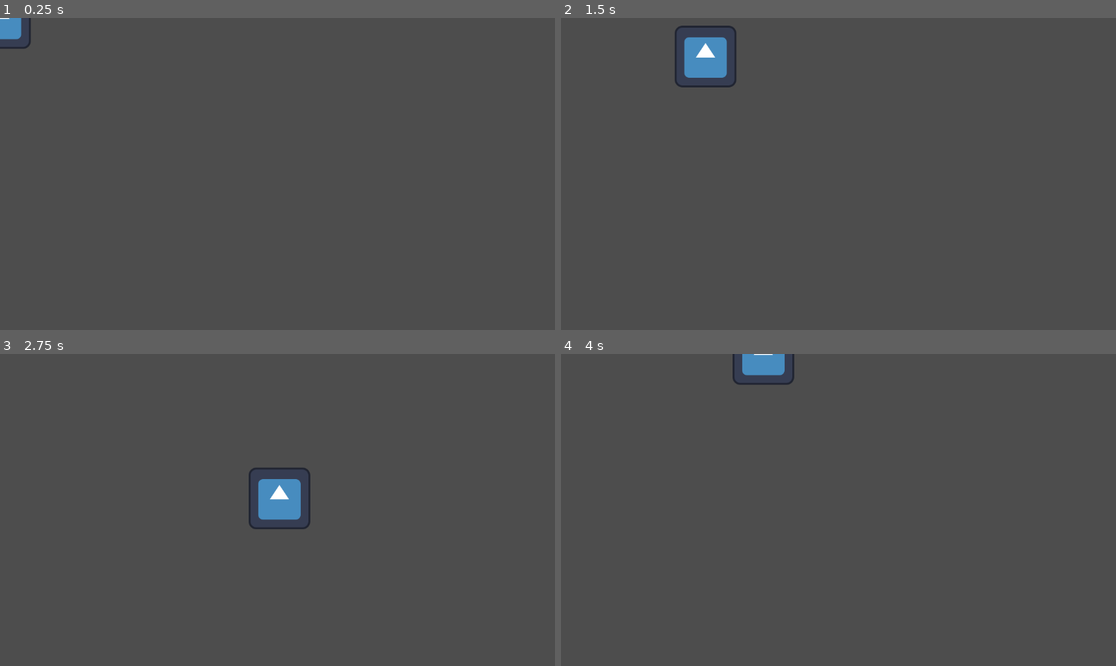
Above: before the commit, frames 1-4 (two rows, left to right).
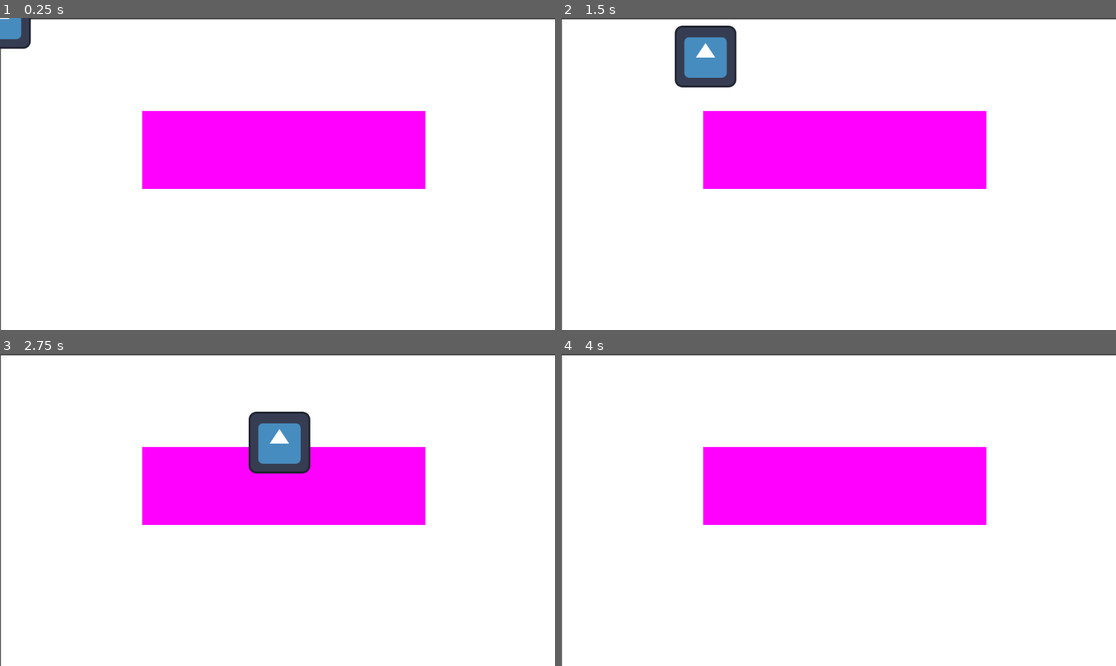
Above: after the commit, the same moments.

Repository: nikita-kelwada/Chillennium2026
Game: Godot game, scene res://scenes/Main.tscn
The game is run twice, just before and just after one commit, with the same random seed, the same clock (stepped at 60 frames per second) and the same inputs. Before the commit the project starts from res://scenes/Player.tscn. The engine's default icon, where the game draws it, is replaced by a stand-in: a white triangle on a blue panel in a dark square.
Inputs:
- Up to frame 1 (0.25 s): no input
- Up to frame 2 (1.5 s): tap Enter at 0.5 s; hold Right (right) 0.53-1.28 s; hold Down (down) from 1.28 s (still down)
- Up to frame 3 (2.75 s): release Down (down) at 2.03 s; hold Right (right) from 2.03 s (still down)
- Up to frame 4 (4 s): release Right (right) at 2.78 s; hold Up (up) 2.78-3.53 s; hold Left (left) from 3.53 s (still down)

The runs differ from the first frame. In frame 1, 99% of the frame differs, in the area x 0-100%, y 0-100%; in frame 2, 97%; in frame 3, 99%; in frame 4, 99%.

Commit message:
add level01

Diff:
--- a/project.godot
+++ b/project.godot
@@ -11,7 +11,7 @@
 [application]
 
 config/name="Chillennium2026"
-run/main_scene="uid://16imlkh223hq"
+run/main_scene="uid://uv1depb1efxw"
 config/features=PackedStringArray("4.6", "Mobile")
 config/icon="res://assets/icon.svg"
 
--- a/scenes/Main.tscn
+++ b/scenes/Main.tscn
@@ -1,7 +1,14 @@
 [gd_scene format=3 uid="uid://uv1depb1efxw"]
+
+[ext_resource type="PackedScene" uid="uid://cf8i8najf1f50" path="res://scenes/levels/Level01.tscn" id="1_rvslj"]
+[ext_resource type="PackedScene" uid="uid://16imlkh223hq" path="res://scenes/Player.tscn" id="2_0bbpv"]
 
 [node name="Main" type="Node2D" unique_id=14201980]
 
 [node name="Label" type="Label" parent="." unique_id=205805052]
 offset_right = 40.0
 offset_bottom = 23.0
+
+[node name="Level01" parent="." unique_id=1583420218 instance=ExtResource("1_rvslj")]
+
+[node name="Player" parent="." unique_id=609665559 instance=ExtResource("2_0bbpv")]
--- /dev/null
+++ b/scenes/levels/Level01.tscn
@@ -0,0 +1,32 @@
+[gd_scene format=3 uid="uid://cf8i8najf1f50"]
+
+[sub_resource type="RectangleShape2D" id="RectangleShape2D_a01y6"]
+size = Vector2(591, 162)
+
+[node name="Level01" type="Node2D" unique_id=1583420218]
+
+[node name="Floor" type="ColorRect" parent="." unique_id=1549590659]
+custom_minimum_size = Vector2(1920, 1080)
+offset_left = 2.0
+offset_top = 3.0
+offset_right = 1922.0
+offset_bottom = 1083.0
+
+[node name="Wall_1" type="StaticBody2D" parent="." unique_id=1893145649]
+
+[node name="CollisionShape2D" type="CollisionShape2D" parent="Wall_1" unique_id=66393008]
+position = Vector2(589, 275)
+shape = SubResource("RectangleShape2D_a01y6")
+
+[node name="ColorRect" type="ColorRect" parent="Wall_1" unique_id=1232369237]
+offset_left = 295.0
+offset_top = 193.0
+offset_right = 883.0
+offset_bottom = 355.0
+color = Color(1, 0, 1, 1)
+
+[node name="PlayerSpawn" type="Marker2D" parent="." unique_id=901461776]
+position = Vector2(131, 97)
+
+[node name="EnemySpawn" type="Marker2D" parent="." unique_id=2024827069]
+position = Vector2(940, 478)
